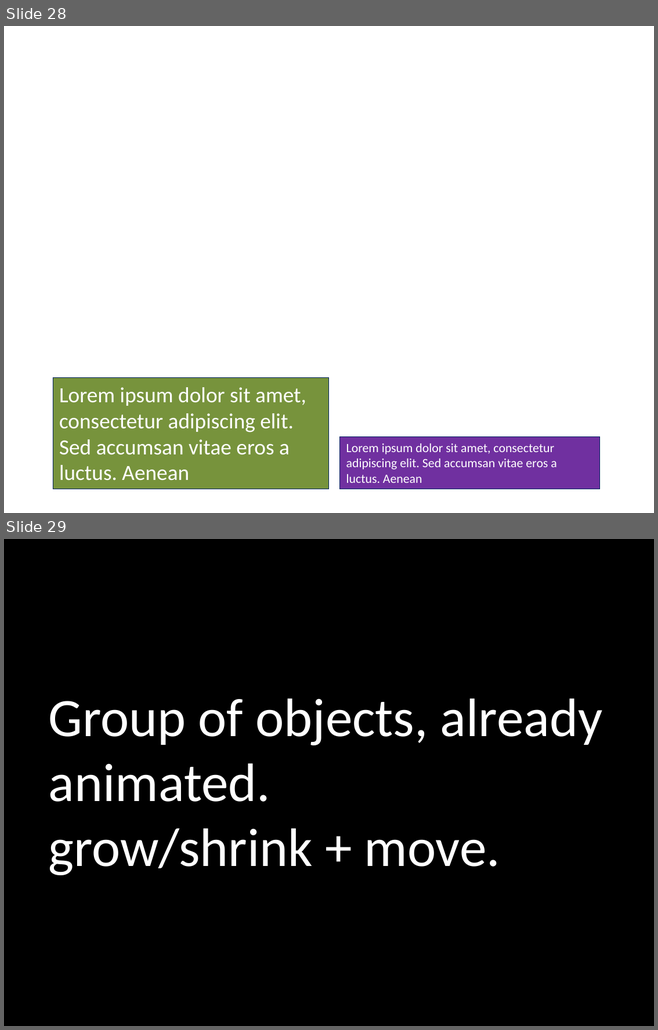
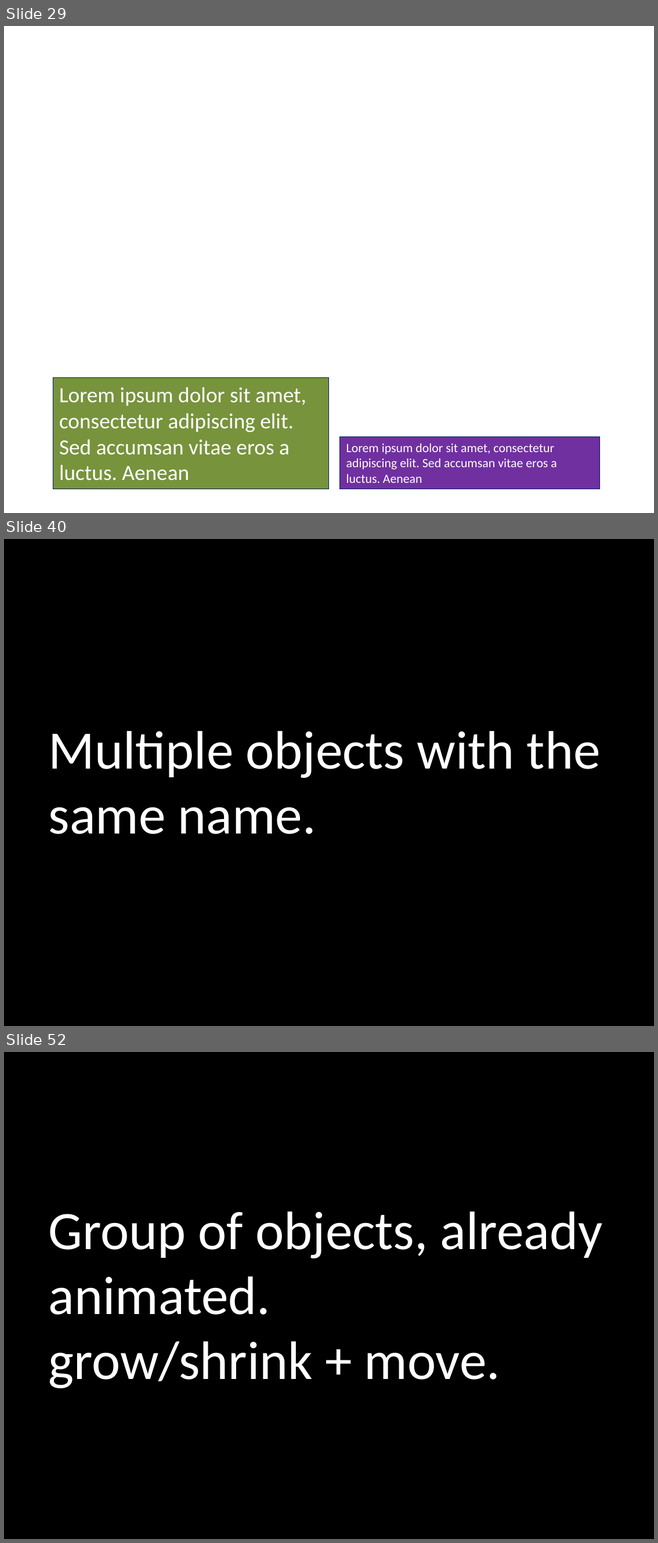
Before and after one commit to PowerPointLabs/PowerPointLabs, a slide deck: doc/Test scenarios.pptx. Shown one above the other, each under a label of ours: slides 28 and 29 before the commit, slides 29, 40 and 52 after it; the slides between them are not shown. The pictures are 658x1030 and 658x1543 pixels, drawn with LibreOffice and Linux fonts; fonts in the diff are those of the drawing. Boxes give left, top, right and bottom in pixels: in the first picture for what was removed or moved away, otherwise in the second. Text is boxed around its words. In the diff, an @@ line names an element or a change of style, - is before the commit and + after.

```diff
--- a/doc/Test scenarios.pptx
+++ b/doc/Test scenarios.pptx
@@ slide 40 added at [4,539,654,1026], background #000000 @@
@@ title added at [49,731,600,834], 60 pt, text #FFFFFF @@
+Multiple objects with the same name.
@@ what was slide 28 is now slide 29 @@
@@ what was slide 29 is now slide 52 @@
```
Also in this commit, not shown: 1 slide changed, 42 other slides added, 2 slides removed, 7 other files.
